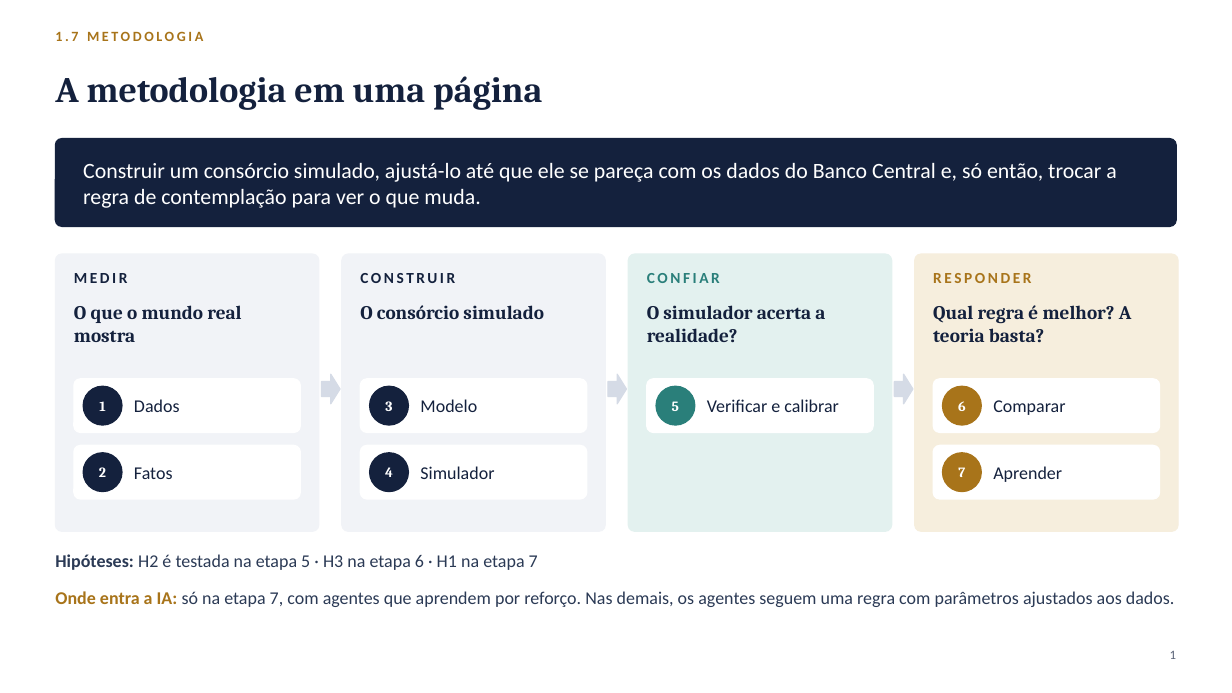
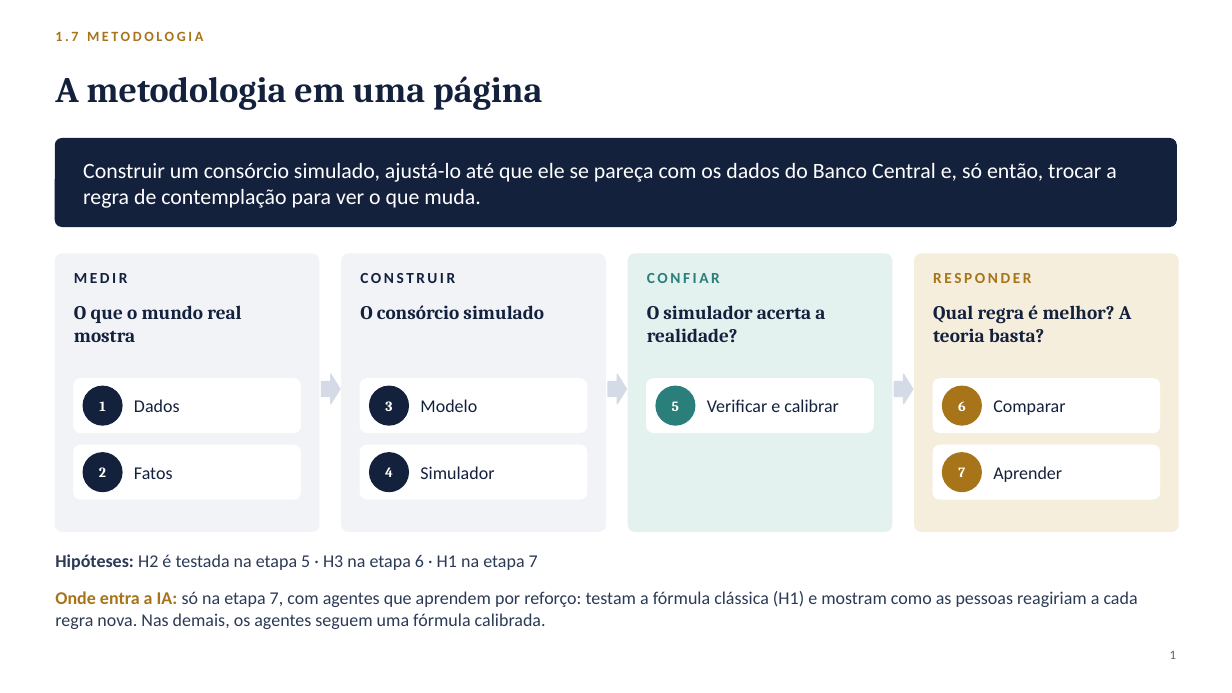
Before and after one commit to antonioffassini/tcc-consorcio, a slide deck: slide 1 of docs/apresentacao-metodologia.pptx. Drawn at 1232x693 pixels with LibreOffice and Linux fonts; fonts in the diff are those of the drawing. Boxes give left, top, right and bottom in pixels: in the first picture for what was removed or moved away, otherwise in the second. Text is boxed around its words. In the diff, an @@ line names an element or a change of style, - is before the commit and + after.

```diff
--- a/docs/apresentacao-metodologia.pptx
+++ b/docs/apresentacao-metodologia.pptx
@@ text at box(55, 591, 1138, 629): text changed @@
-Onde entra a IA: só na etapa 7, com agentes que aprendem por reforço. Nas demais, os agentes seguem uma regra com parâmetros ajustados aos dados.
+Onde entra a IA: só na etapa 7, com agentes que aprendem por reforço: testam a fórmula clássica (H1) e mostram como as pessoas reagiriam a cada regra nova. Nas demais, os agentes seguem uma fórmula calibrada.
```
Also in this commit, not shown: 11 other slides changed, 2 slides added, 1 slide removed, 21 other files.
